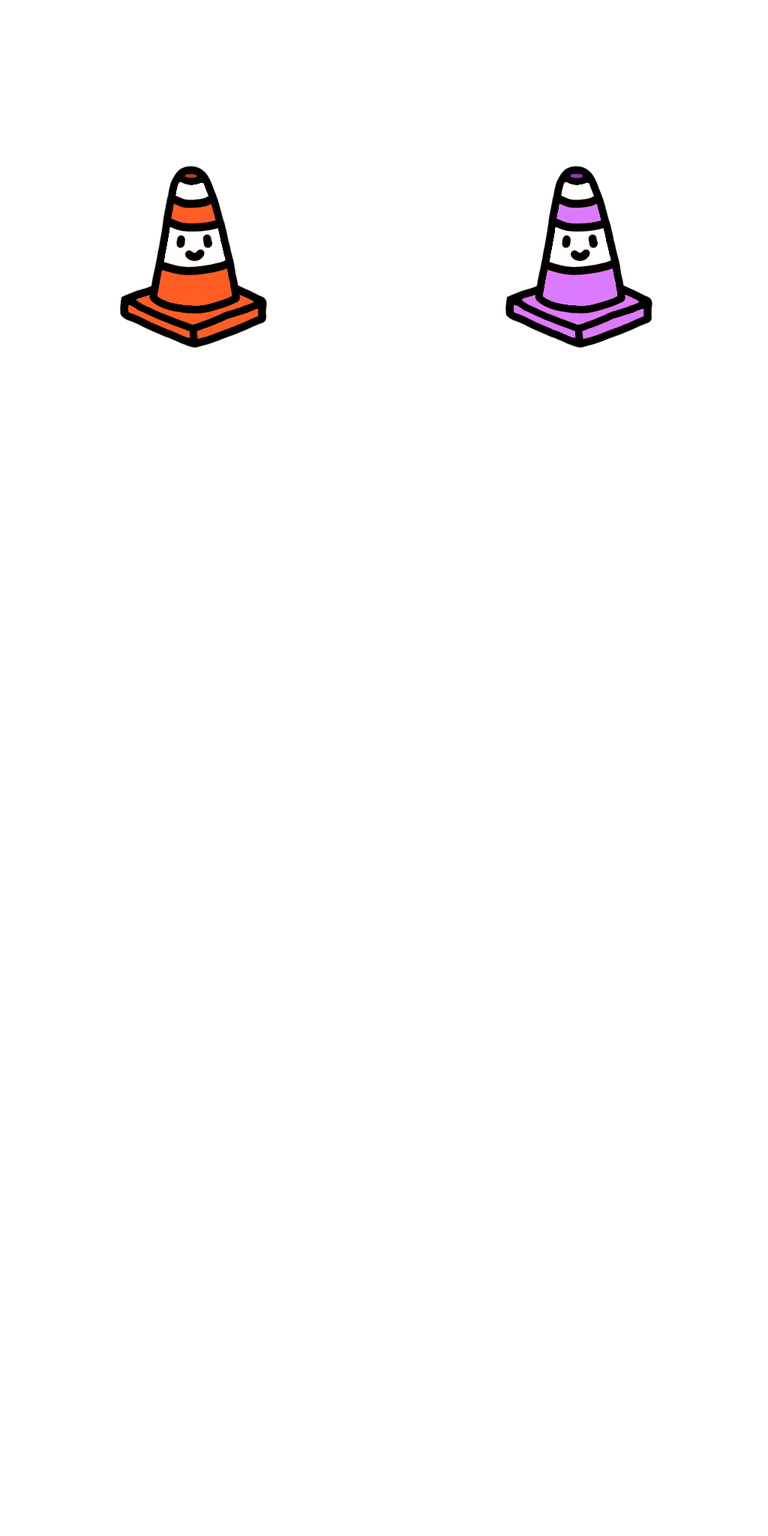
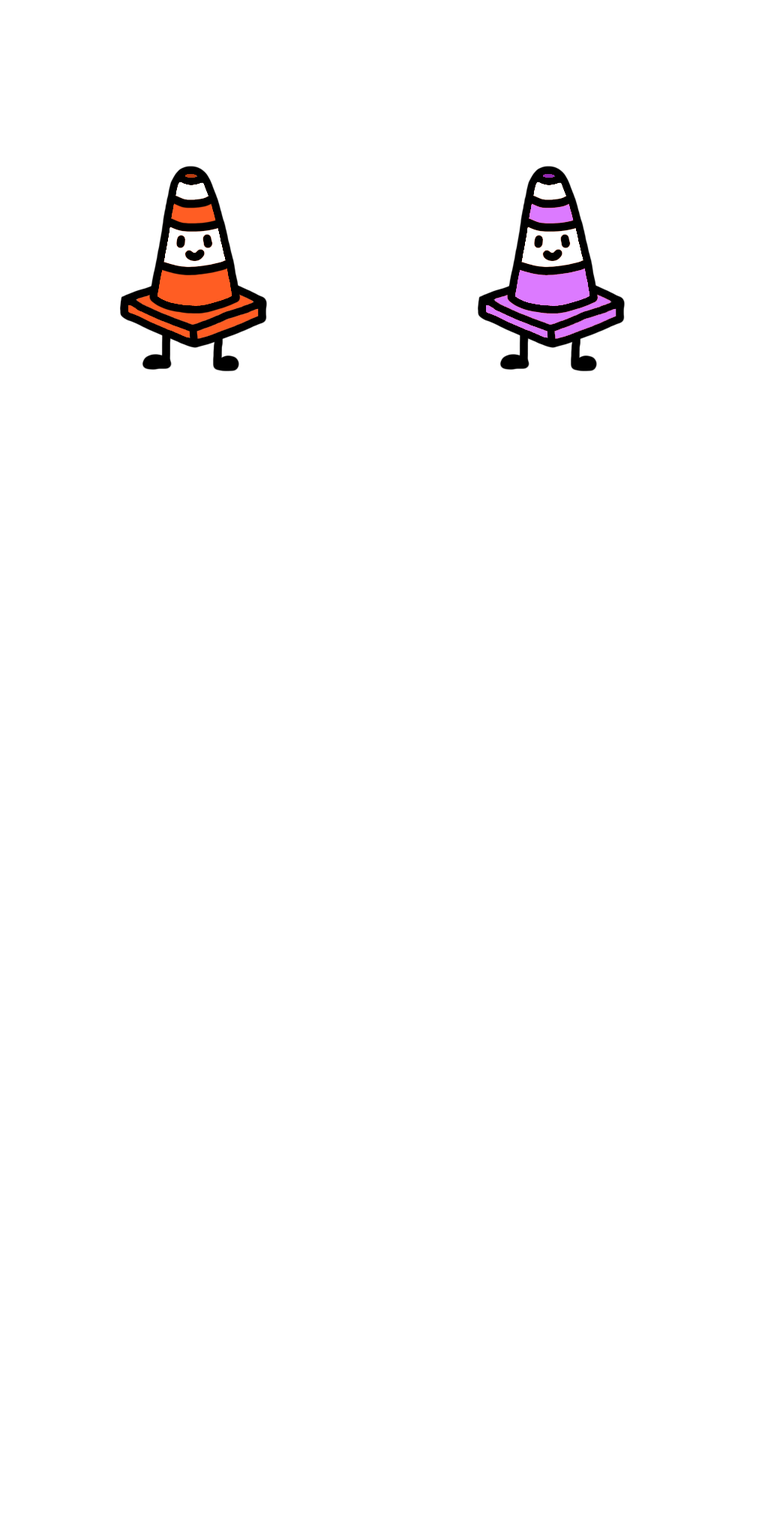
Revision of a layered 768×1536 image; what changed, layer by layer:
renamed "Calque 2" to "Calque 1", painted on it over 476, 165, 654, 372
painted on "Calque 1" (2nd of 2) over 141, 334, 240, 372
